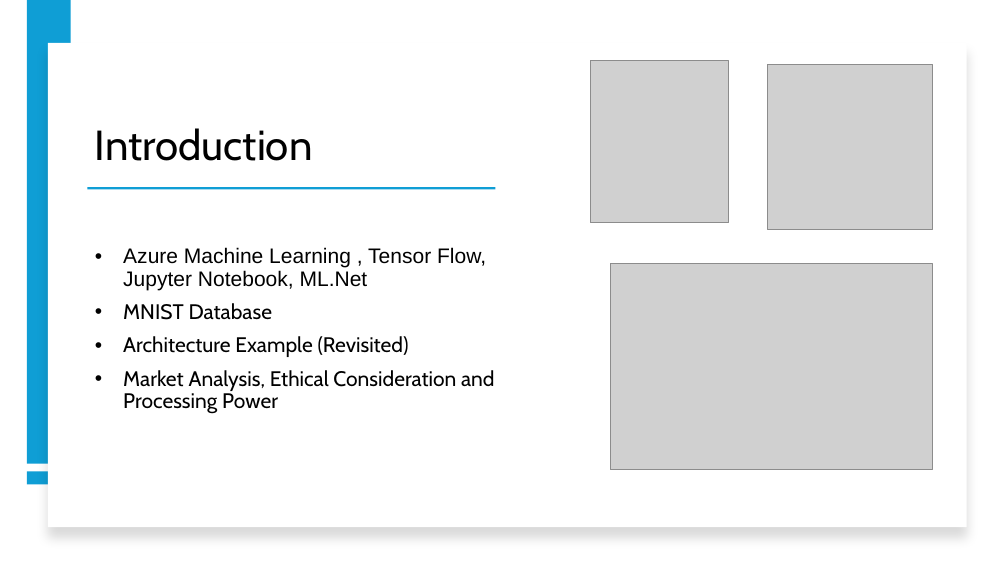
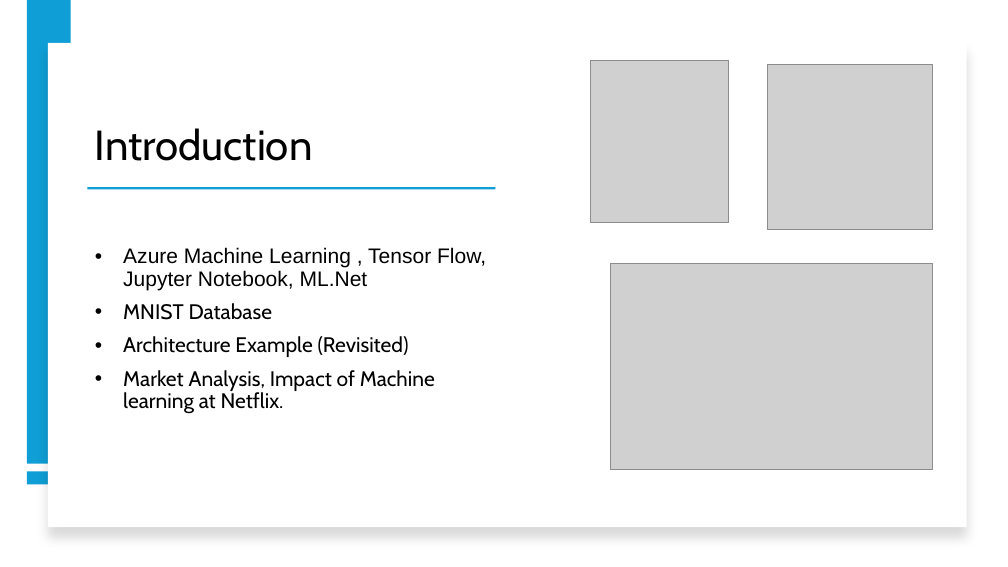
Before and after one commit to Elikariuki/CST8912-Group2_013, a slide deck: slide 2 of Presentation4_group2_CST_8912.pptx. Drawn at 1008x567 pixels with LibreOffice and Linux fonts; fonts in the diff are those of the drawing; grey boxes stand for pictures. Boxes give left, top, right and bottom in pixels: in the first picture for what was removed or moved away, otherwise in the second. Text is boxed around its words. In the diff, an @@ line names an element or a change of style, - is before the commit and + after.

Commit message:
new one

```diff
--- a/Presentation4_group2_CST_8912.pptx
+++ b/Presentation4_group2_CST_8912.pptx
@@ text at bbox=[123, 370, 435, 414]: text changed @@
-• Market Analysis, Ethical Consideration and Processing Power
+• Market Analysis, Impact of Machine learning at Netflix.
```
